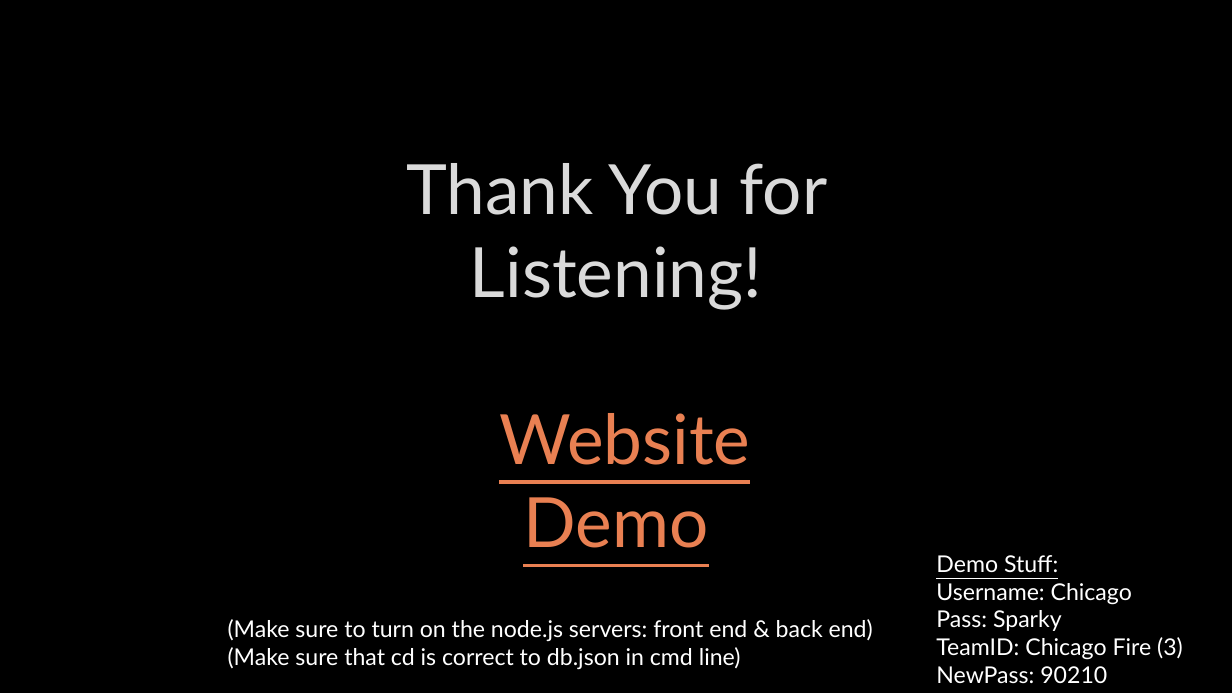
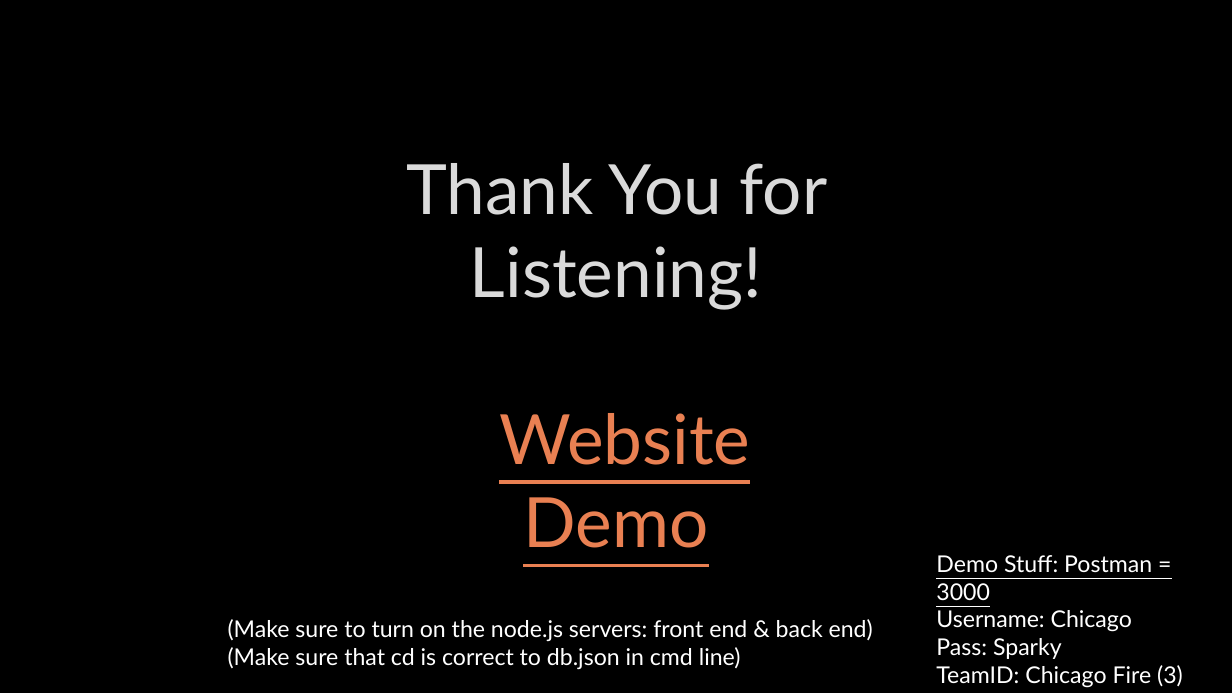
Before and after one commit to mstaloch/324project, a slide deck: slide 8 of FinProjTeamStats.pptx (slide 9 before the commit). Drawn at 1232x693 pixels with LibreOffice and Linux fonts; fonts in the diff are those of the drawing; background and template pictures are left out. Boxes give left, top, right and bottom in pixels: in the first picture for what was removed or moved away, otherwise in the second. Text is boxed around its words. In the diff, an @@ line names an element or a change of style, - is before the commit and + after.

```diff
--- a/FinProjTeamStats.pptx
+++ b/FinProjTeamStats.pptx
@@ text at [936,555,1152,601]: text changed @@
-Demo Stuff:
+Demo Stuff: Postman = 3000
```
Also in this commit, not shown: 3 other slides changed.
